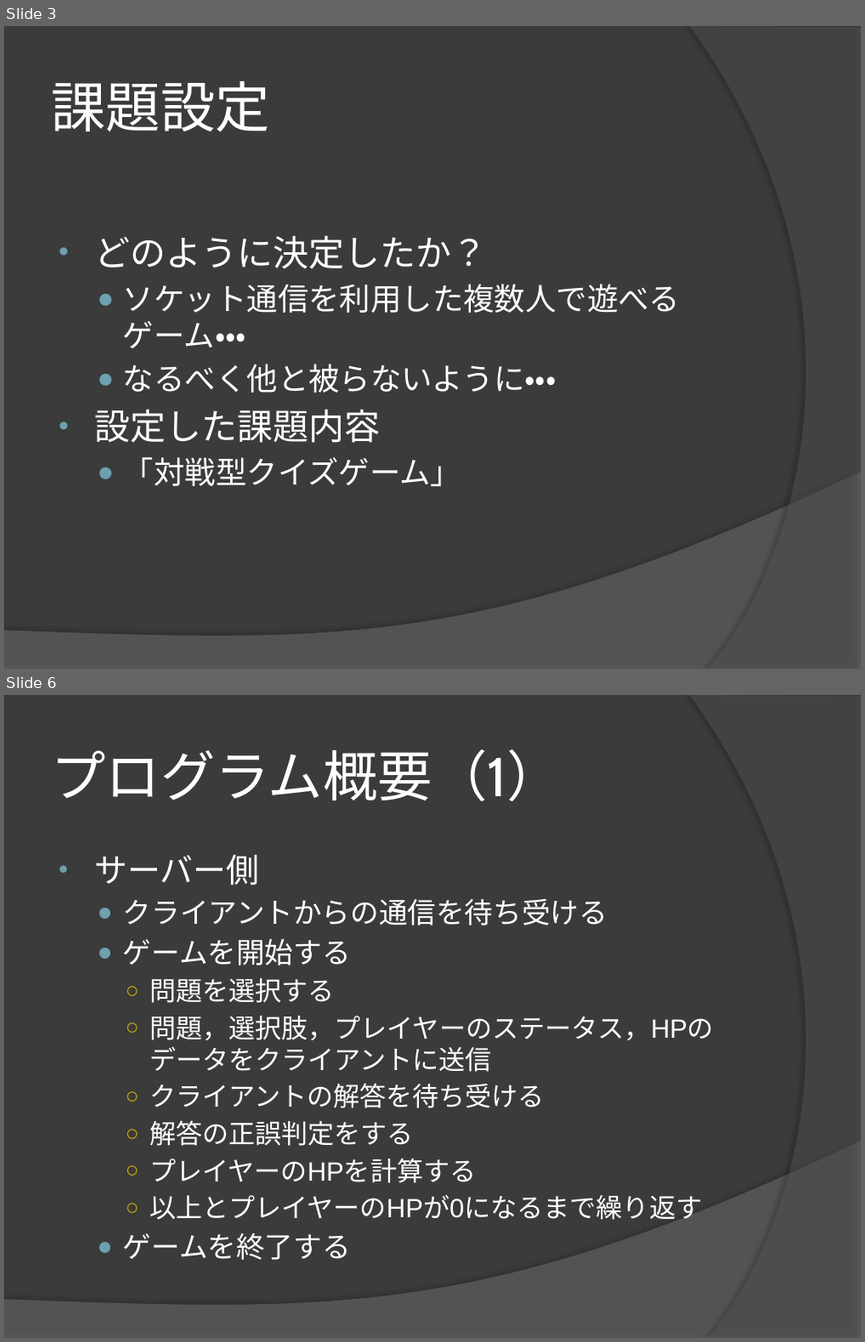
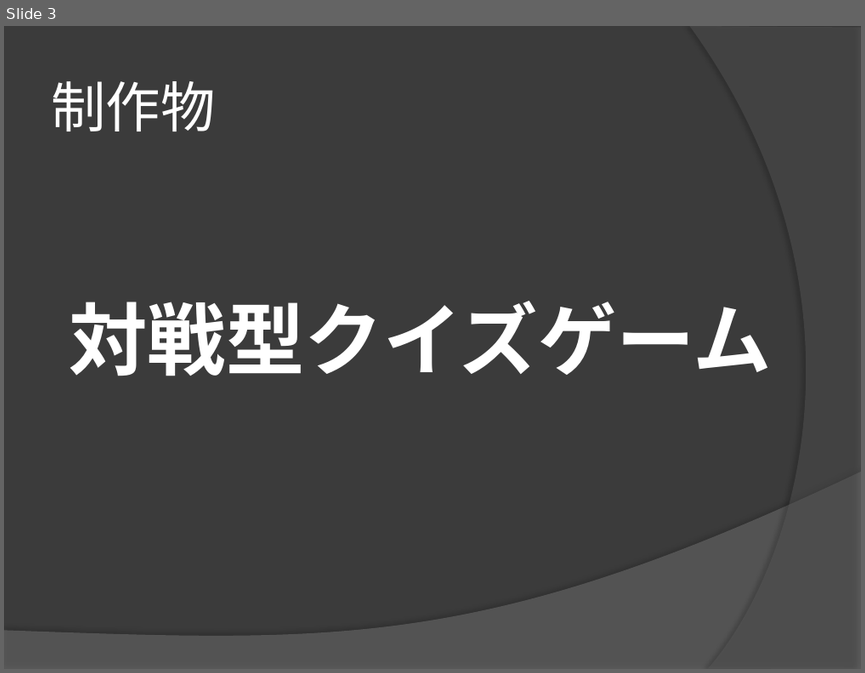
Before and after one commit to ymurota/SoftwareApp, a slide deck: SoftwarePP.pptx. Shown one above the other, each under a label of ours: slides 3 and 6 before the commit, slide 3 after it; the slides between them are not shown. The pictures are 865x1342 and 865x673 pixels, drawn with LibreOffice and Linux fonts; fonts in the diff are those of the drawing. Boxes give left, top, right and bottom in pixels: in the first picture for what was removed or moved away, otherwise in the second. Text is boxed around its words. In the diff, an @@ line names an element or a change of style, - is before the commit and + after.

```diff
--- a/SoftwarePP.pptx
+++ b/SoftwarePP.pptx
@@ slide 6 removed at [4, 695, 861, 1338], background #3B3B3B; not listed: 2 template elements that a slide beside it also shows @@
@@ title removed at [51, 749, 561, 801] @@
-プログラム概要（1）
@@ text removed at [95, 854, 714, 1259] @@
-• サーバー側
-  ● クライアントからの通信を待ち受ける
-  ● ゲームを開始する
-    ○ 問題を選択する
-    ○ 問題，選択肢，プレイヤーのステータス，HPのデータをクライアントに送信
-    ○ クライアントの解答を待ち受ける
-    ○ 解答の正誤判定をする
-    ○ プレイヤーのHPを計算する
-    ○ 以上とプレイヤーのHPが0になるまで繰り返す
-  ● ゲームを終了する
@@ slide 3 changed as well @@
@@ title at [51, 81, 215, 131]: text changed @@
-課題設定
+制作物
@@ text at [69, 301, 772, 376]: text changed; size 26 to 66 pt; bold on @@
-• どのように決定したか？
-  ● ソケット通信を利用した複数人で遊べるゲーム・・・
-  ● なるべく他と被らないように・・・
-• 設定した課題内容
-  ● 「対戦型クイズゲーム」
+対戦型クイズゲーム
```
Also in this commit, not shown: 4 other slides changed, 2 slides added, 4 other slides removed, 1 other file.
